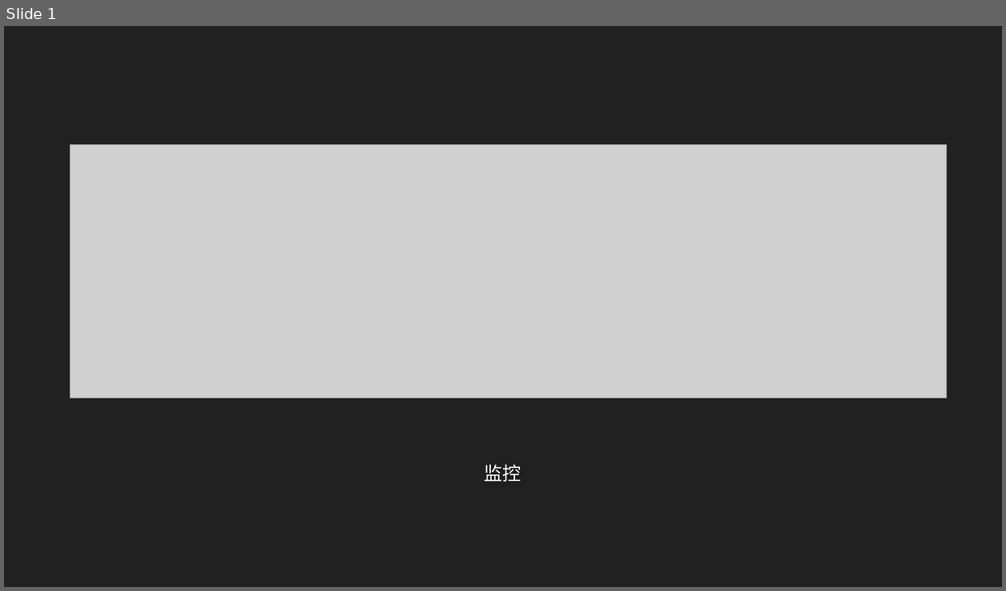
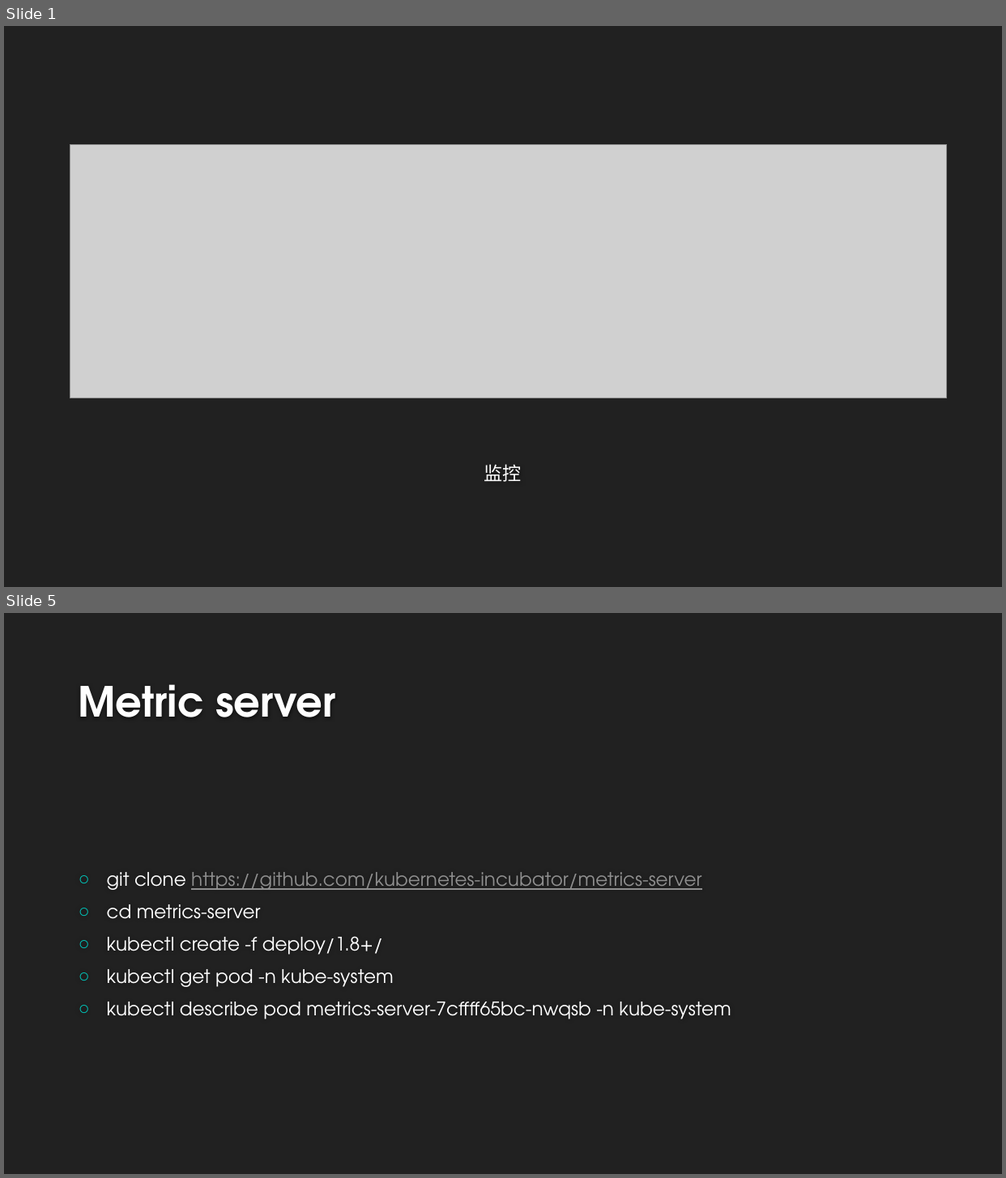
Before and after one commit to airuitian/CloudNative, a slide deck: kubernetes/k8s007.pptx. Shown one above the other, each under a label of ours: slide 1 before the commit, slides 1 and 5 after it; the slides between them are not shown. The pictures are 1006x591 and 1006x1178 pixels, drawn with LibreOffice and Linux fonts; fonts in the diff are those of the drawing; grey boxes stand for pictures; background and template pictures are left out. Boxes give left, top, right and bottom in pixels: in the first picture for what was removed or moved away, otherwise in the second. Text is boxed around its words. In the diff, an @@ line names an element or a change of style, - is before the commit and + after.

```diff
--- a/kubernetes/k8s007.pptx
+++ b/kubernetes/k8s007.pptx
@@ slide 5 added at [4, 613, 1002, 1174], background #212121 @@
@@ title added at [78, 684, 336, 717], 40 pt, text #FEFEFE, bold @@
+Metric server
@@ text added at [107, 872, 731, 1020], 18 pt, text #FFFFFF @@
+○ git clone https://github.com/kubernetes-incubator/metrics-server
+○ cd metrics-server
+○ kubectl create -f deploy/1.8+/
+○ kubectl get pod -n kube-system
+○ kubectl describe pod metrics-server-7cffff65bc-nwqsb -n kube-system
```
Also in this commit, not shown: 1 slide changed, 12 other slides added, 1 other file.
